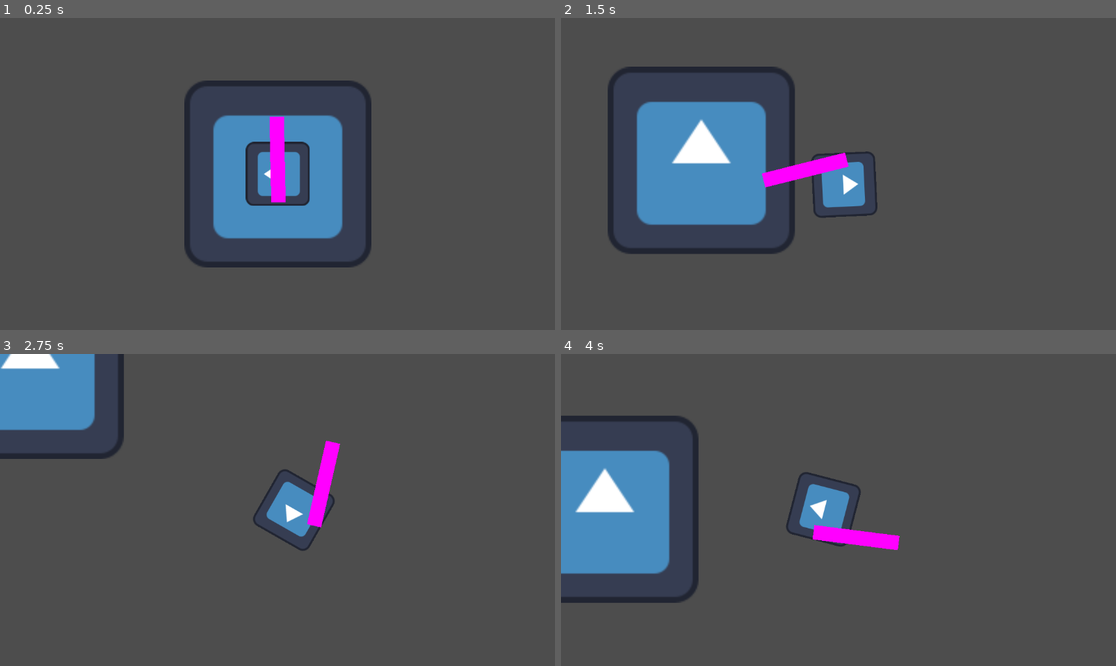
Above: before the commit, frames 1-4 (two rows, left to right).
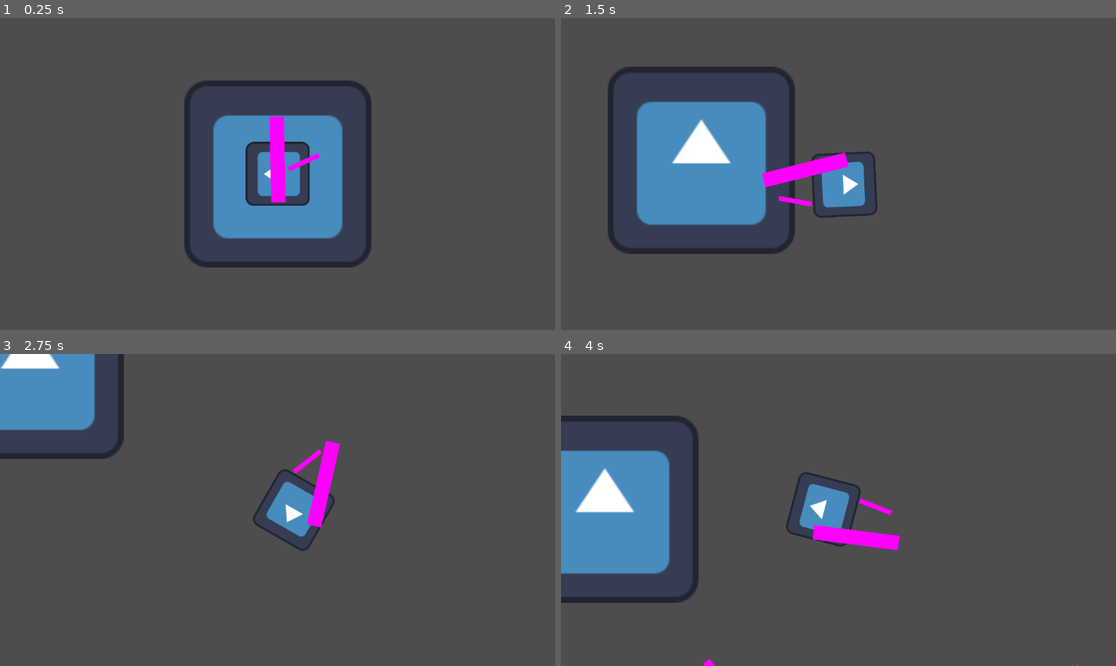
Above: after the commit, the same moments.

Repository: noname7777G/minijam_rvcc
Game: Godot game, scene res://scenes/world.tscn
Same seed, same stepped clock (60 frames per second), same inputs: the game is played once before the commit and once after it. The engine's default icon, where the game draws it, is replaced by a stand-in: a white triangle on a blue panel in a dark square.
Inputs (mouse positions are in pixels of both pictures, inside the frame that each line leads up to):
- Up to frame 1 (0.25 s): no input
- Up to frame 2 (1.5 s): tap Enter at 0.5 s; move the mouse to (960, 158) at 0.52 s; press the mouse at (960, 158) at 0.53 s; hold Right (ui_right) 0.53-1.28 s; move the mouse to (727, 189) at 1.27 s; release the mouse at (727, 189) at 1.28 s; hold Down (ui_down) from 1.28 s (still down); tap 4 (Swap_to_grenade) at 1.35 s
- Up to frame 3 (2.75 s): click (166, 525) at 1.55 s; move the mouse to (333, 441) at 2.02 s; release Down (ui_down) at 2.03 s; press the mouse at (333, 441) at 2.03 s; hold Right (ui_right) from 2.03 s (still down)
- Up to frame 4 (4 s): move the mouse to (810, 572) at 2.77 s; release Right (ui_right) at 2.78 s; release the mouse at (810, 572) at 2.78 s; hold Up (ui_up) 2.78-3.53 s; tap 1 (swap_to_auto_gun) at 2.85 s; click (810, 572) at 3.05 s; move the mouse to (1005, 556) at 3.52 s; hold Left (ui_left) from 3.53 s (still down); hold 2 (swap_to_shotgun) from 3.53 s (still down); click (1005, 556) at 3.8 s

The runs differ from the first frame. In frame 1, 0.1% of the frame differs, in the area x 51-58%, y 43-50%; in frame 2, 0.1%; in frame 3, 0.1%; in frame 4, 0.1%, in the area x 25-94%, y 46-100%.
Error before the commit: Invalid call. Nonexistent function 'shoot' in base 'Nil'. (res://scripts/player.gd:48)
Error after the commit: Invalid access to property or key 'is_automatic' on a base object of type 'Nil'. (res://scripts/player.gd:47)

Commit message:
added shotgun scene

Diff:
--- a/scenes/player.tscn
+++ b/scenes/player.tscn
@@ -1,15 +1,17 @@
-[gd_scene load_steps=5 format=3 uid="uid://bcjs30ogm2vg"]
+[gd_scene load_steps=6 format=3 uid="uid://bcjs30ogm2vg"]
 
 [ext_resource type="Script" path="res://scripts/player.gd" id="1_h6xcm"]
 [ext_resource type="Texture2D" uid="uid://daxqel3cb5go8" path="res://assets/icon.svg" id="2_bnj1d"]
 [ext_resource type="PackedScene" uid="uid://diqsh45b5mt5v" path="res://scenes/weapons/auto_gun.tscn" id="3_ttdxw"]
+[ext_resource type="PackedScene" uid="uid://dqsp7fwesgwir" path="res://scenes/weapons/shotgun.tscn" id="4_pchl6"]
 
 [sub_resource type="CircleShape2D" id="CircleShape2D_8nql4"]
 radius = 70.3491
 
-[node name="player" type="CharacterBody2D" node_paths=PackedStringArray("auto_gun_scene")]
+[node name="player" type="CharacterBody2D" node_paths=PackedStringArray("auto_gun_scene", "shotgun_scene")]
 script = ExtResource("1_h6xcm")
 auto_gun_scene = NodePath("Auto_gun")
+shotgun_scene = NodePath("shotgun")
 metadata/MAX_SPEED = 300.0
 metadata/ACCEL = 2.0
 
@@ -27,3 +29,6 @@
 
 [node name="Auto_gun" parent="." instance=ExtResource("3_ttdxw")]
 position = Vector2(1, 50)
+
+[node name="shotgun" parent="." instance=ExtResource("4_pchl6")]
+position = Vector2(77.4782, -35.299)
--- /dev/null
+++ b/scenes/weapons/shotgun.tscn
@@ -0,0 +1,12 @@
+[gd_scene load_steps=3 format=3 uid="uid://dqsp7fwesgwir"]
+
+[ext_resource type="PackedScene" uid="uid://b0fdbiun0go7d" path="res://scenes/base_scenes/base_weapon.tscn" id="1_i1igf"]
+[ext_resource type="PackedScene" uid="uid://b4ysrxvuy0q30" path="res://scenes/weapons/auto_gun_projectile.tscn" id="2_0yshu"]
+
+[node name="shotgun" instance=ExtResource("1_i1igf")]
+_shot_cooldown = 0.7
+_swap_cooldown = 0.8
+_projectile_spread = 50.0
+_projectile_count = 7
+_recoil = 5.0
+projectile_scene = ExtResource("2_0yshu")
--- /dev/null
+++ b/scenes/weapons/shutgun_projectile.tscn
@@ -0,0 +1,9 @@
+[gd_scene load_steps=2 format=3 uid="uid://dba1kl37rcbuc"]
+
+[ext_resource type="PackedScene" uid="uid://caatcv0ddtjg5" path="res://scenes/base_scenes/base_projectile.tscn" id="1_rwkio"]
+
+[node name="shutgun_projectile" instance=ExtResource("1_rwkio")]
+damage = 5.0
+speed = 1000.0
+max_range = 600.0
+time_limit = 3.0
--- a/scripts/player.gd
+++ b/scripts/player.gd
@@ -44,8 +44,12 @@
 	if Input.is_action_pressed("Swap_to_grenade"):
 		_current_weapon = grenade_scene
 
-	if Input.is_action_just_pressed("shoot"): #### fire gun here
-		_current_weapon.shoot(velocity)
+	if _current_weapon.is_automatic:
+		if Input.is_action_pressed("shoot") && _current_weapon.can_shoot:
+			_current_weapon.shoot(velocity)
+	else:
+		if Input.is_action_just_pressed("shoot"): #### fire gun here
+			_current_weapon.shoot(velocity)
 
 func _do_energy_cost(delta):
 	_current_energy -= delta * base_energy_loss
--- a/scripts/weapons/base_weapon.gd
+++ b/scripts/weapons/base_weapon.gd
@@ -65,7 +65,7 @@
 
 		projectile.reparent($"/root/World")
 	else:
-		var start_angle = -(_projectile_spread / 2)
+		var start_angle = _projectile_spread / 2
 		var between_angle = _projectile_spread / _projectile_count
 
 		var projectile_trajectory: Vector2
